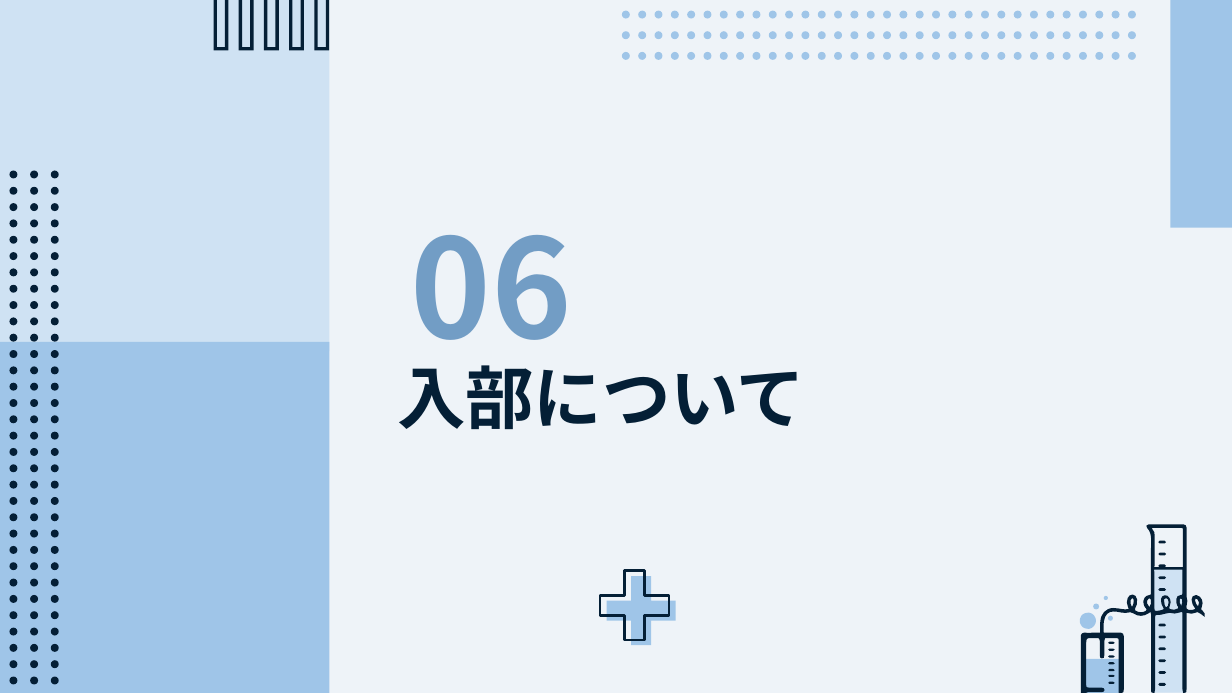
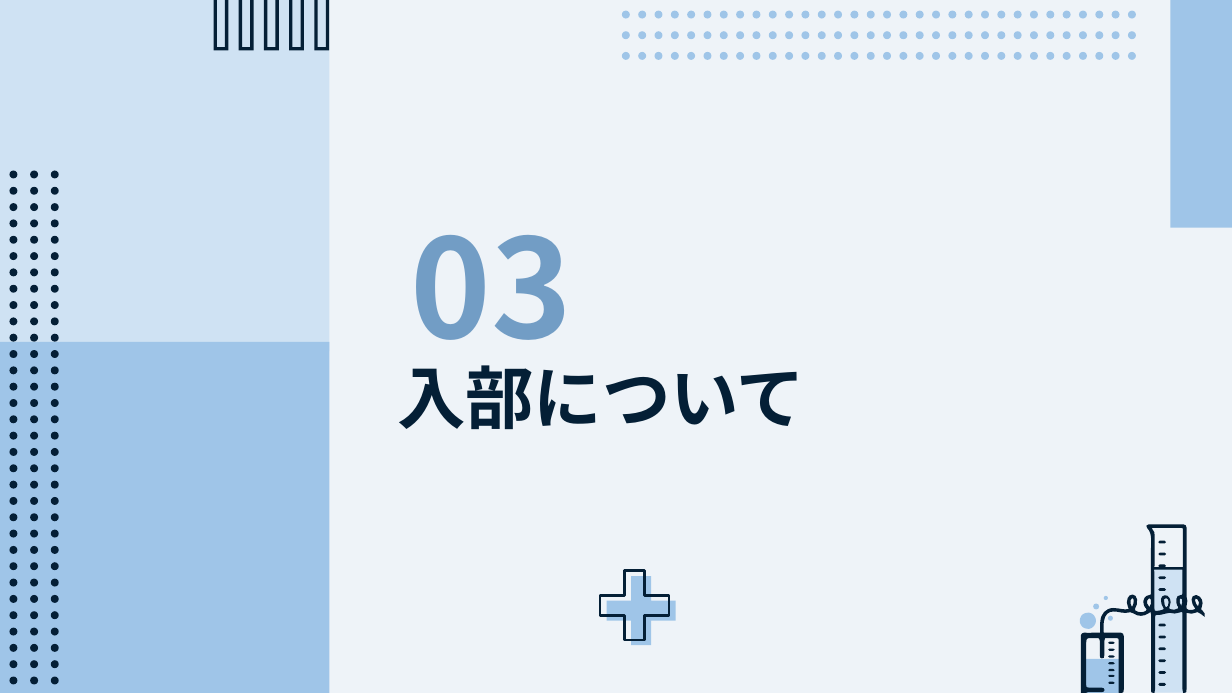
Before and after one commit to CL-ken/CL-ken.github.io, a slide deck: slide 10 of 2025/25_サークル説明.pptx (slide 12 before the commit). Drawn at 1232x693 pixels with LibreOffice and Linux fonts; fonts in the diff are those of the drawing. Boxes give left, top, right and bottom in pixels: in the first picture for what was removed or moved away, otherwise in the second. Text is boxed around its words. In the diff, an @@ line names an element or a change of style, - is before the commit and + after.

```diff
--- a/2025/25_サークル説明.pptx
+++ b/2025/25_サークル説明.pptx
@@ title at (x1=410, y1=235, x2=572, y2=371): text changed @@
-06
+03
```
Also in this commit, not shown: 2 other slides changed, 2 slides removed.
